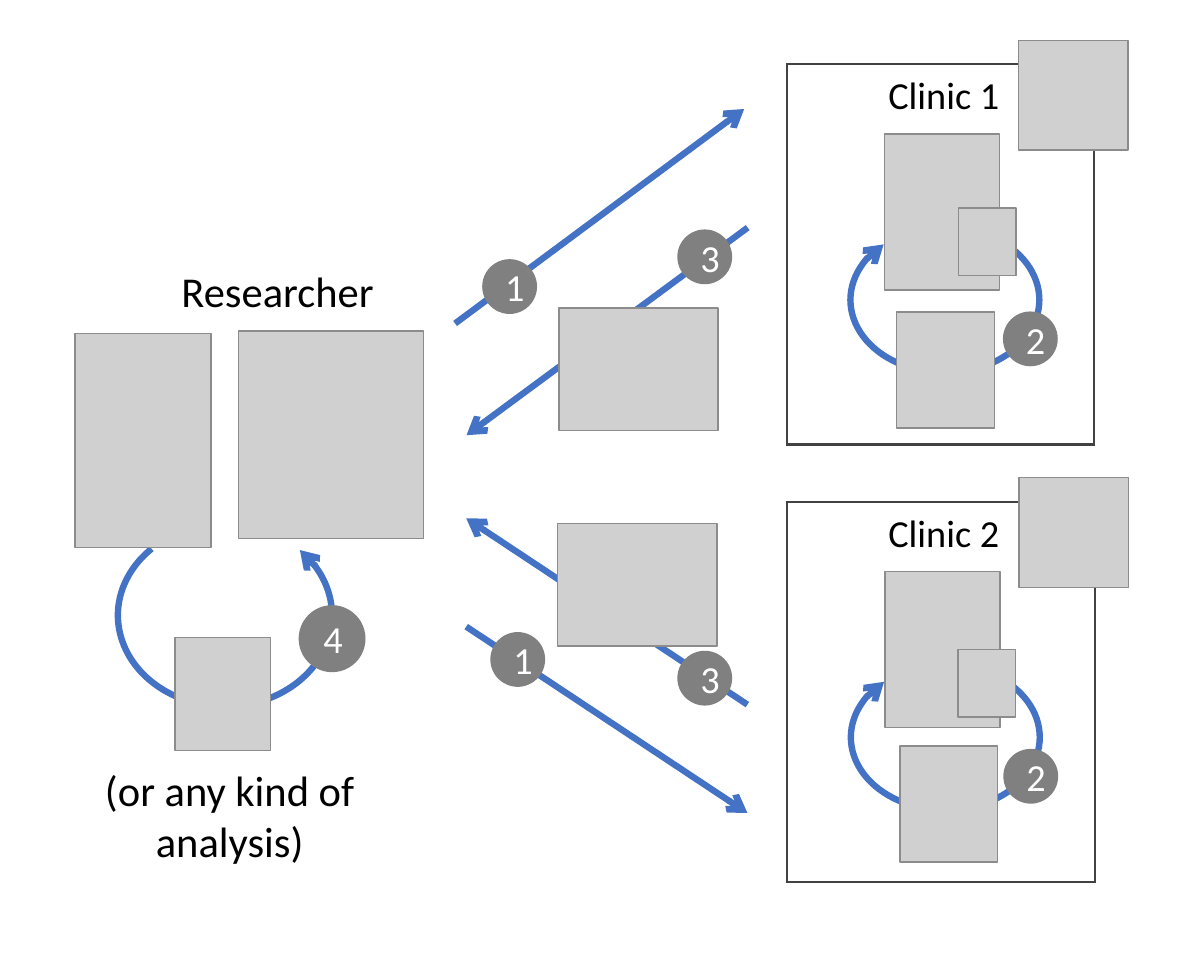
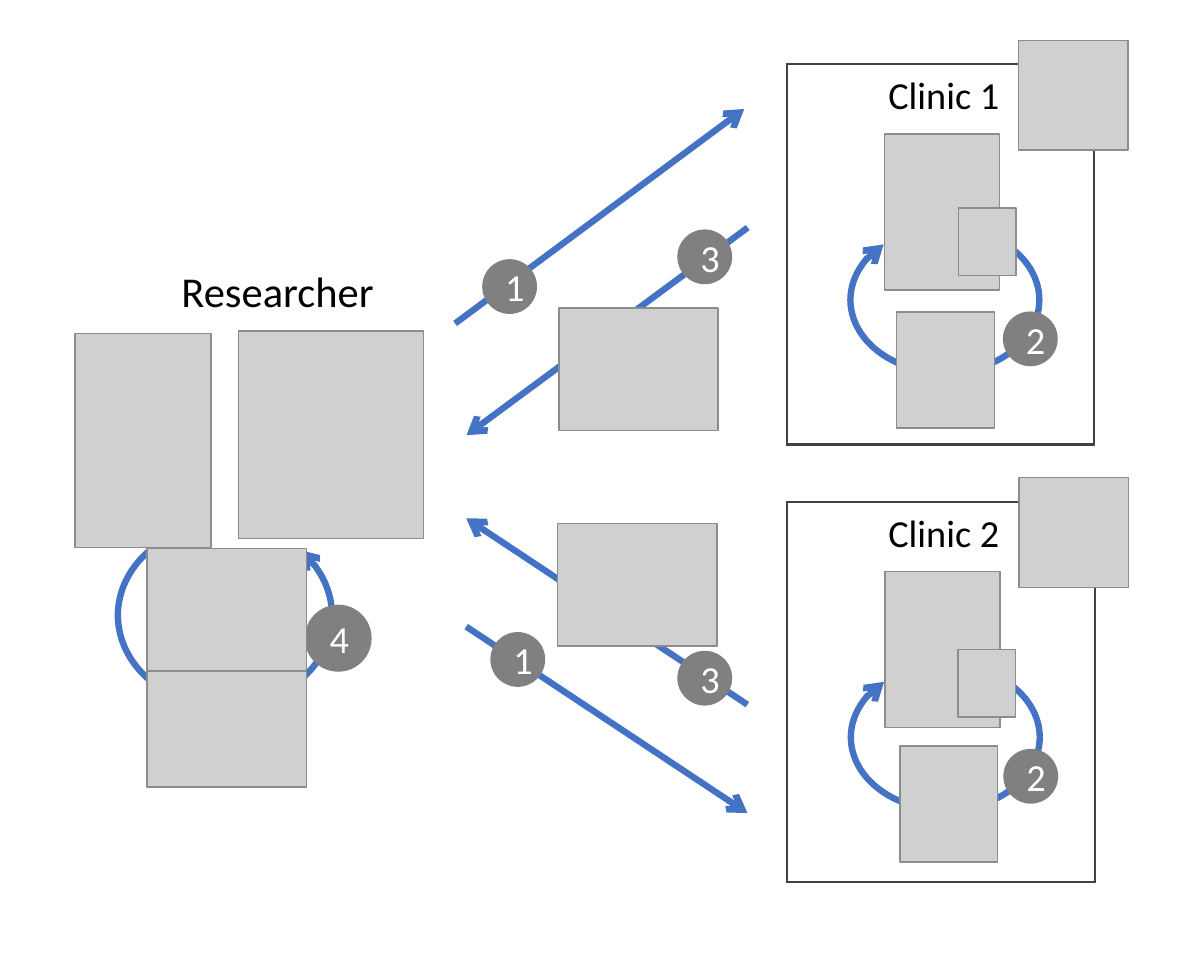
Before and after one commit to stefan-m-lenz/ThesisScHum, a slide deck: slide 1 of images/synthetic_data_principle.pptx. Drawn at 1204x966 pixels with LibreOffice and Linux fonts; fonts in the diff are those of the drawing; grey boxes stand for pictures. Boxes give left, top, right and bottom in pixels: in the first picture for what was removed or moved away, otherwise in the second. Text is boxed around its words. In the diff, an @@ line names an element or a change of style, - is before the commit and + after.

```diff
--- a/images/synthetic_data_principle.pptx
+++ b/images/synthetic_data_principle.pptx
@@ picture added at box(147, 549, 306, 672) @@
@@ ellipse "4": place and size @@
-ellipse "4" at box(298, 606, 366, 673)
+ellipse "4" at box(304, 606, 372, 673)
@@ picture removed at box(174, 638, 271, 751) @@
@@ picture added at box(147, 665, 306, 788) @@
@@ text removed at box(105, 775, 354, 864) @@
-(or any kind of analysis)
```
Also in this commit, not shown: 1 other file.
